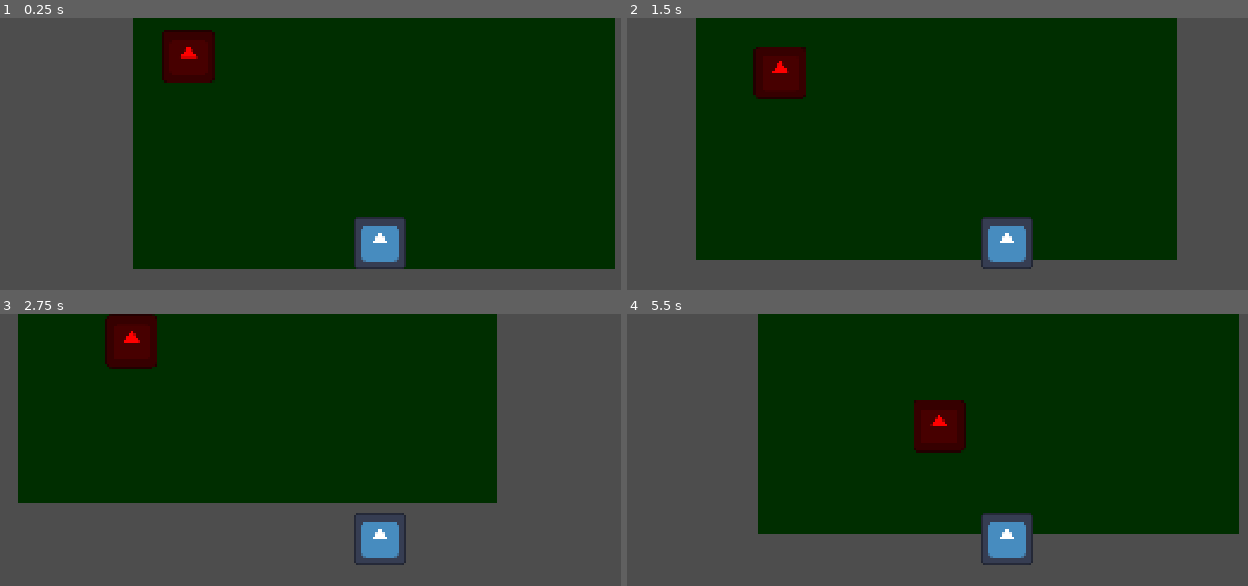
Above: before the commit, frames 1-4 (two rows, left to right).
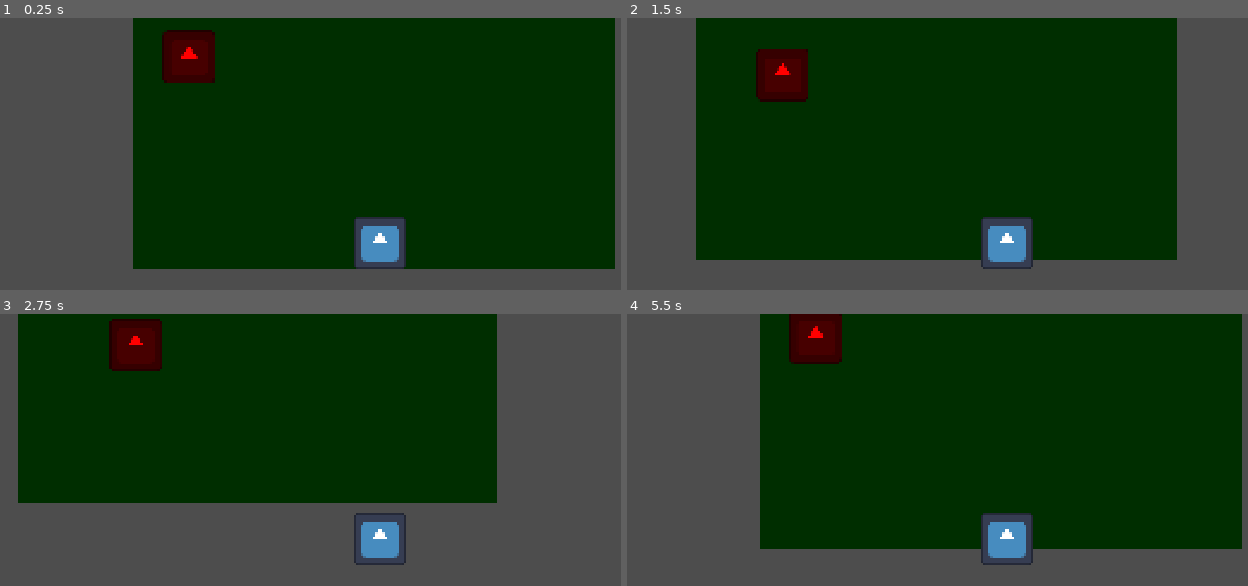
Above: after the commit, the same moments.

Repository: 6apa/Session-of-the-Living-Dead
Game: Godot game, scene res://scenes/levels/main.tscn
Same seed, same stepped clock (60 frames per second), same inputs: the game is played once before the commit and once after it. The engine's default icon, where the game draws it, is replaced by a stand-in: a white triangle on a blue panel in a dark square.
Inputs (mouse positions are in pixels of both pictures, inside the frame that each line leads up to):
- Up to frame 1 (0.25 s): no input
- Up to frame 2 (1.5 s): move the mouse to (1185, 219) at 0.52 s; hold D (move_right) 0.53-1.28 s; click (1185, 219) at 0.6 s; move the mouse to (844, 265) at 1.27 s; hold S (move_down) from 1.28 s (still down); click (844, 265) at 1.35 s
- Up to frame 3 (2.75 s): move the mouse to (459, 439) at 2.02 s; release S (move_down) at 2.03 s; hold D (move_right) from 2.03 s (still down); click (459, 439) at 2.1 s
- Up to frame 4 (5.5 s): move the mouse to (outside the picture) at 2.77 s; release D (move_right) at 2.78 s; hold W (move_up) 2.78-3.53 s; click (outside the picture) at 2.85 s; move the mouse to (outside the picture) at 3.52 s; hold A (move_left) 3.53-5.03 s; click (outside the picture) at 3.6 s; move the mouse to (769, 471) at 4.27 s; click (769, 471) at 4.35 s; move the mouse to (1049, 539) at 5.02 s; hold S (move_down) from 5.03 s (still down); click (1049, 539) at 5.1 s

The runs differ from the first frame. In frame 1, less than 0.1% of the frame differs, in the area x 26-35%, y 4-24%; in frame 2, 0.3%; in frame 3, 0.5%; in frame 4, 7.6%, in the area x 21-100%, y 0-87%.
Error after the commit: Cannot call method 'create_timer' on a null value. (res://scenes/entities/player/player.gd:48)

Commit message:
feat(zombie): add biting logic, damage dealing, and knockback

Diff:
--- a/scenes/entities/enemies/zombie.gd
+++ b/scenes/entities/enemies/zombie.gd
@@ -1,23 +1,58 @@
 extends CharacterBody2D
 
-@export var speed: float = 75.0 # Зомби медленнее игрока
+@export var speed: float = 80.0
+@export var attack_range: float = 125.0 # Увеличили дистанцию
+@export var damage: int = 10
+@export var attack_cooldown: float = 1.5
+
 var player: CharacterBody2D
 var health: int = 40
+var can_attack: bool = true
+var knockback_force: float = 150.0 # Сила отскока
 
 func _ready() -> void:
-	# Ищем игрока на сцене (он должен быть в группе "player")
 	player = get_tree().get_first_node_in_group("player")
 
 func _physics_process(delta: float) -> void:
 	if player != null:
-		# Вектор направления от зомби к игроку
-		var direction = global_position.direction_to(player.global_position)
-		# Двигаемся в сторону игрока
-		velocity = direction * speed
-		move_and_slide()
+		var distance = global_position.distance_to(player.global_position)
+
+		if distance > attack_range:
+			# Идем к игроку
+			var direction = global_position.direction_to(player.global_position)
+			velocity = direction * speed
+		else:
+			# Стоим на месте
+			velocity = Vector2.ZERO
+
+			# Если можем атаковать
+			if can_attack:
+				attack()
+
+		# Применяем отскок (если он есть)
+		if velocity != Vector2.ZERO:
+			move_and_slide()
+		else:
+			# Если стоим, но нас толкнули — плавно тормозим
+			velocity = velocity.move_toward(Vector2.ZERO, 1000 * delta)
+			move_and_slide()
+
+func attack() -> void:
+	can_attack = false
+	print("Зомби укусил игрока!")
+
+	if player.has_method("take_damage"):
+		player.take_damage(damage)
+
+	# Отталкиваем зомби назад от игрока
+	var knockback_dir = global_position.direction_to(player.global_position) * -1
+	velocity = knockback_dir * knockback_force
+
+	await get_tree().create_timer(attack_cooldown).timeout
+	can_attack = true
 
 func take_damage(amount: int) -> void:
 	health -= amount
-	print("Зомби ранен! Осталось HP: ", health) # Пока просто пишем в консоль
+	print("Зомби ранен! Осталось HP: ", health)
 	if health <= 0:
-		queue_free() # Удаляем зомби со сцены
+		queue_free()
--- a/scenes/entities/player/player.gd
+++ b/scenes/entities/player/player.gd
@@ -1,20 +1,62 @@
 extends CharacterBody2D
 
-@export var speed: float = 200.0         # Максимальная скорость (пикселей в секунду)
-@export var acceleration: float = 1500.0 # Плавность разгона
-@export var friction: float = 1200.0     # Плавность торможения
+@export var speed: float = 200.0
+@export var acceleration: float = 1500.0
+@export var friction: float = 1200.0
+@export var attack_damage: int = 15
+@export var max_health: int = 100
+
+var current_health: int
+var can_attack: bool = true
+
+@onready var hitbox: Area2D = $Hitbox
+
+func _ready() -> void:
+	add_to_group("player")
+	current_health = max_health
+	hitbox.monitoring = false # Хитбокс выключен по умолчанию
 
 func _physics_process(delta: float) -> void:
-	# Считываем нажатия кнопок в вектор (x, y).
-	# Если W и D нажаты, Godot сам сделает диагональ правильной длины.
 	var input_dir := Input.get_vector("move_left", "move_right", "move_up", "move_down")
 
 	if input_dir != Vector2.ZERO:
-		# Если кнопки нажаты, плавно увеличиваем скорость до максимума
 		velocity = velocity.move_toward(input_dir * speed, acceleration * delta)
+		if input_dir.x != 0:
+			scale.x = sign(input_dir.x)
 	else:
-		# Если кнопки отпущены, плавно замедляемся до нуля
 		velocity = velocity.move_toward(Vector2.ZERO, friction * delta)
 
-	# Двигаем игрока. Эта функция не даст пройти сквозь стены
 	move_and_slide()
+
+	# Проверка атаки (из прошлого этапа)
+	if Input.is_action_just_pressed("attack_light") and can_attack:
+		attack()
+
+func attack() -> void:
+	can_attack = false
+	print("Удар!")
+
+	hitbox.monitoring = true
+	await get_tree().create_timer(0.1).timeout
+
+	var bodies = hitbox.get_overlapping_bodies()
+	for body in bodies:
+		if body.has_method("take_damage"):
+			body.take_damage(attack_damage)
+
+	hitbox.monitoring = false
+	await get_tree().create_timer(0.3).timeout
+	can_attack = true
+
+# --- НОВОЕ: Получение урона ---
+func take_damage(amount: int) -> void:
+	current_health -= amount
+	print("Игрок ранен! Здоровье: ", current_health)
+
+	if current_health <= 0:
+		die()
+
+func die() -> void:
+	print("Игрок погиб!")
+	# Пока просто перезапускаем игру
+	get_tree().reload_current_scene()
--- a/scenes/entities/player/player.tscn
+++ b/scenes/entities/player/player.tscn
@@ -4,7 +4,10 @@
 [ext_resource type="Script" uid="uid://b5drj1qkf72xf" path="res://scenes/entities/player/player.gd" id="1_635qg"]
 
 [sub_resource type="RectangleShape2D" id="RectangleShape2D_gyrss"]
-size = Vector2(32, 32)
+size = Vector2(14, 18)
+
+[sub_resource type="RectangleShape2D" id="RectangleShape2D_wv3h0"]
+size = Vector2(204, 204)
 
 [node name="Player" type="CharacterBody2D" unique_id=509145418 groups=["player"]]
 script = ExtResource("1_635qg")
@@ -13,6 +16,15 @@
 texture = ExtResource("1_1hmtu")
 
 [node name="CollisionShape2D" type="CollisionShape2D" parent="." unique_id=680823671]
+position = Vector2(-1, 0)
 shape = SubResource("RectangleShape2D_gyrss")
 
 [node name="Camera2D" type="Camera2D" parent="." unique_id=513753877]
+
+[node name="Hitbox" type="Area2D" parent="." unique_id=281030827]
+monitoring = false
+
+[node name="CollisionShape2D" type="CollisionShape2D" parent="Hitbox" unique_id=153788957]
+position = Vector2(0, -6)
+shape = SubResource("RectangleShape2D_wv3h0")
+debug_color = Color(0.74612075, 0.46286565, 1.92523e-07, 0.41960785)
--- a/scenes/levels/main.tscn
+++ b/scenes/levels/main.tscn
@@ -8,6 +8,7 @@
 [node name="ColorRect" type="ColorRect" parent="." unique_id=1335497635]
 offset_right = 1152.0
 offset_bottom = 648.0
+mouse_filter = 2
 color = Color(0, 0.17880681, 3.6098065e-08, 1)
 
 [node name="Player" parent="." unique_id=509145418 instance=ExtResource("1_72ix8")]
